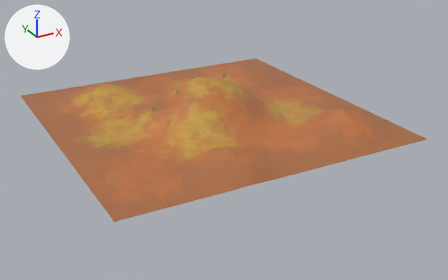
The Blender file assets/tile1/tiles_m.blend: old version first, new version second.
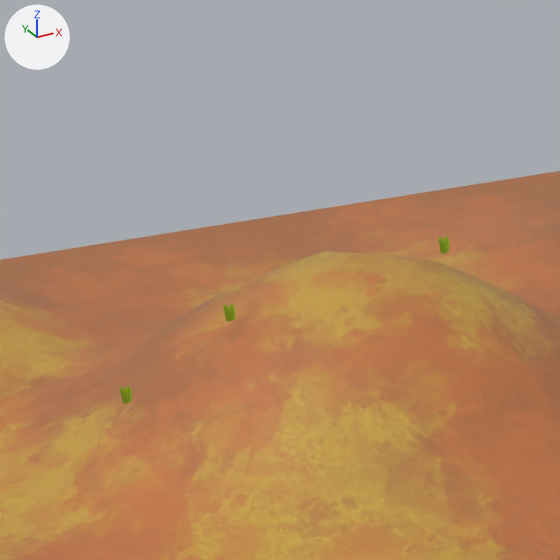
Each version is shown whole from a 50 mm lens placed at (-26.4, -51.7, 22.7), pointed at (0.6, -2.6, -1.8), then close up on the part from 28% to 56% of the width and 8% to 52% of the height. The axes (+X, +Y, +Z) are drawn at upper left. The lights are the same throughout. The same objects are shown in both versions, whatever each file hides.

Names of what the first close-up shows: 'GrassCluster - template.001', 'GrassCluster - template.002', 'GrassCluster - template.003', 'Tile3'.
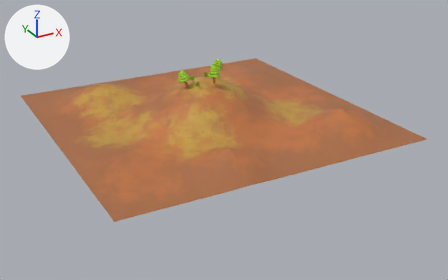
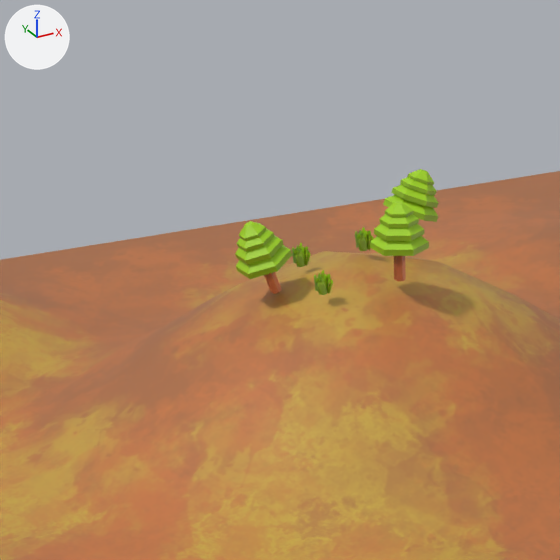
Pixel boxes [x1, y1, x2, y2] of what changed, in the close-ups (560 x 560 px):
'TreeT2', added (green): after [235, 169, 438, 294]
'GrassCluster - template.002', reshaped, moved, turned: before [223, 303, 235, 322]; after [314, 270, 334, 295]
'GrassCluster - template.001', moved, turned: before [119, 385, 132, 404]; after [292, 243, 311, 267]
'GrassCluster - template.003', moved, turned: before [438, 235, 449, 254]; after [355, 227, 374, 251]
part 1 of me_plane_017, added: after [314, 272, 334, 295]

The change, as a list of edits to the scene's bpy script:
```text
Add img_tree:
    img_tree = load_image('tree', '../Tree.png', 1024, 1024, 'sRGB')
Add mat_tree:
    mat_tree = principled_material('Tree')
    mat_tree.texture = img_tree
Change me_plane_017:
    used by ob_grasscluster___template_002; location = (-3.1, 0.0, 3.18); rotation_euler = (1.584, 0.0757, 0.167), in degrees (91, 4.3, 9.6); scale = (0.0385, 0.197, 0.36)
    remove me_plane_017.from_pydata(...)  # 24 vertices, 8 faces; spans x -4.72..2.1, y -1.06..1.0, z -0.14..0.07
    add me_plane_017.from_pydata(...)  # 144 vertices, 48 faces; spans x -6.68..5.65, y -1.5..1.0, z -0.14..0.85
    me_plane_017 part 1
    120 vertices are added at x -6.68..5.65, y -1.5..0.88, z -0.13..0.85
    40 new faces join them
Add me_cylinder_006_1:
    me_cylinder_006_1.from_pydata(...)  # 270 vertices, 210 faces; spans x -4.4..37.8, y -18.3..13.7, z -3.6..3.0
    me_cylinder_006_1.materials.append(mat_tree)  # picture img_tree
Change ob_grasscluster___template_001:
    ob_grasscluster___template_001.location: (-5.53, 0.0, 1.77) -> (-1.11, 0.57, 3.99)
    ob_grasscluster___template_001.rotation_euler: (1.584, 0.0757, 0.167) -> (1.657, 0.473, -0.749)  # degrees (91, 4.3, 9.6) -> degrees (95, 27, -43)
Change ob_grasscluster___template_002:
    ob_grasscluster___template_002.location: (-3.1, 0.0, 3.18) -> (-1.4, -1.09, 3.9)
    ob_grasscluster___template_002.rotation_euler: (1.584, 0.0757, 0.167) -> (1.657, 0.473, -0.749)  # degrees (91, 4.3, 9.6) -> degrees (95, 27, -43)
Change ob_grasscluster___template_003:
    ob_grasscluster___template_003.location: (2.05, 0.0, 3.87) -> (0.12, 0.0, 4.32)
    ob_grasscluster___template_003.rotation_euler: (1.584, 0.0757, 0.167) -> (1.657, 0.473, -0.749)  # degrees (91, 4.3, 9.6) -> degrees (95, 27, -43)
Add ob_treet2:
    ob_treet2 = bpy.data.objects.new('TreeT2', me_cylinder_006_1)
    ob_treet2.location = (-2.19, 0.0, 3.86)
    ob_treet2.rotation_euler = (0.0, -0.361, 0.0)  # degrees (0, -21, 0)
    ob_treet2.scale = (0.121, 0.121, 0.42)
```
